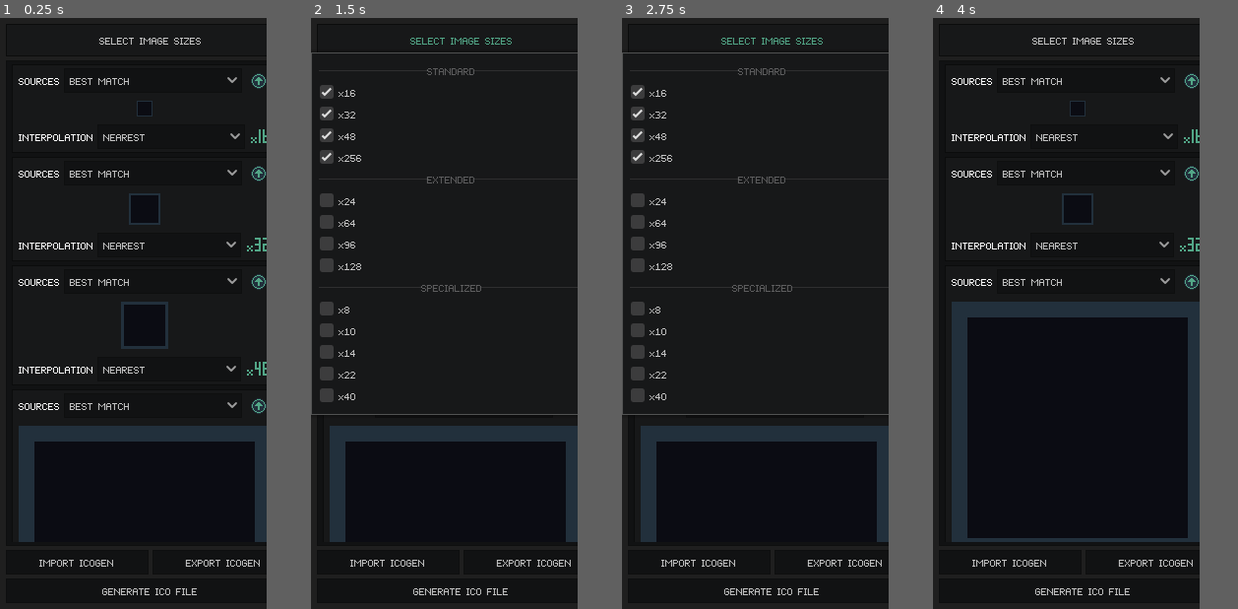
Above: before the commit, frames 1-4 (left to right).
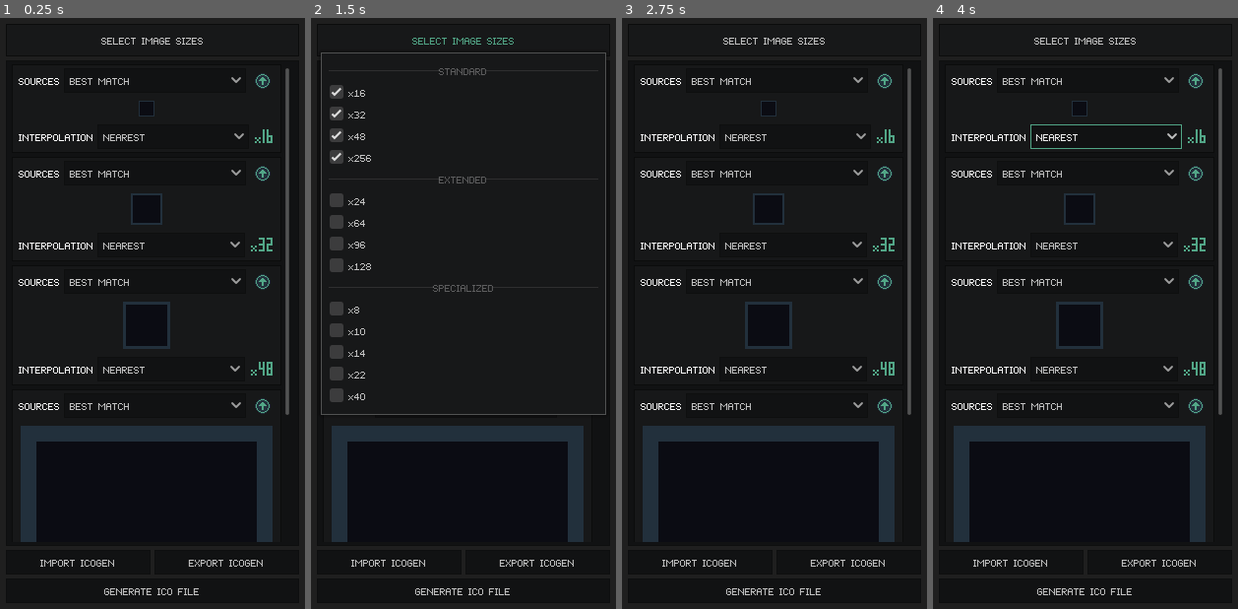
Above: after the commit, the same moments.

Repository: RabbitB/ICOGen
Game: Godot game, scene res://ui_elements/main/main_ui.tscn
Two runs of this game, one before a commit and one after it. Both use one fixed random seed, a clock stepped at 60 frames per second and the inputs below.
Inputs (mouse positions are in pixels of both pictures, inside the frame that each line leads up to):
- Up to frame 1 (0.25 s): no input
- Up to frame 2 (1.5 s): click "SELECT IMAGE SIZES" at 0.5 s; click "BEST MATCH" at 1.25 s
- Up to frame 3 (2.75 s): click (881, 83) at 2.02 s
- Up to frame 4 (4 s): click "NEAREST" at 2.75 s; click "IMPORT ICOGEN" at 3.5 s
The window is 271x600 before the commit and 310x600 after it. Grey fills any space a smaller window leaves; there, only what the larger window draws over its background counts as a difference.

The runs differ from the first frame. In frame 1, 3.2% of the frame differs, in the area x 6-95%, y 3-98%; in frame 2, 4.4%; in frame 3, 7.0%; in frame 4, 9.7%, in the area x 5-95%, y 3-98%.

Commit message:
Window size & project settings changes
Minor changes to project settings; automatically created when updating to Godot 3.3

Diff:
--- a/Project/project.godot
+++ b/Project/project.godot
@@ -73,7 +73,7 @@
 
 [display]
 
-window/size/width=271
+window/size/width=310
 window/dpi/allow_hidpi=true
 
 [editor_plugins]
@@ -105,8 +105,9 @@
 
 [rendering]
 
-quality/2d/use_nvidia_rect_flicker_workaround=true
-quality/2d/use_pixel_snap=true
+2d/snapping/use_gpu_pixel_snap=true
 batching/precision/uv_contract=true
 environment/default_clear_color=Color( 0.12549, 0.12549, 0.12549, 1 )
 environment/default_environment="res://default_env.tres"
+quality/2d/use_nvidia_rect_flicker_workaround=true
+quality/2d/use_pixel_snap=true
